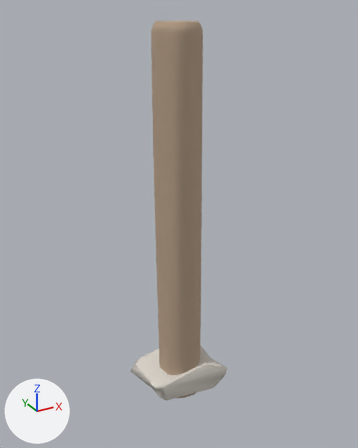
The glTF model assets/tower/approved-library/architecture/bagana-f2-3x11x3-v2.glb as it was, and as the next commit left it.
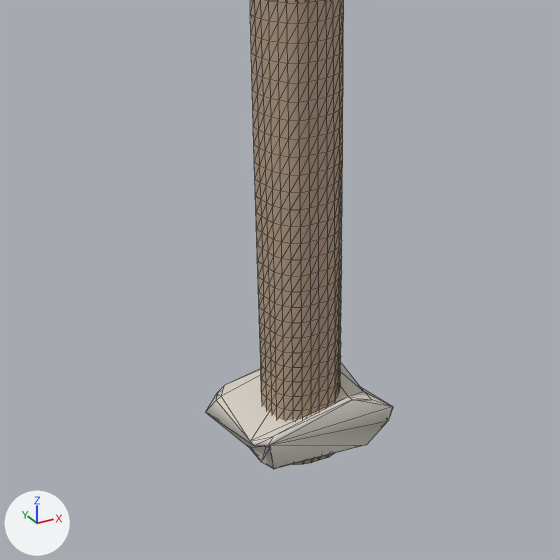
Each version appears first whole from a 50 mm lens placed at (-1.407, -2.562, 1.45), pointed at (0.032, 0.054, 0.142), and next in a close-up on the part from 7% to 88% of the width and 35% to 100% of the height. Lighting does not change. The marker at lower left points along +X, +Y and +Z. The first two pictures are the older version. The close-ups show mesh edges as thin lines.

The scene before the commit, as lines of its bpy script (objects in view):
```python
me_bagana_form_2_stone = bpy.data.meshes.new('BAGANA_FORM_2_stone')
me_bagana_form_2_stone.from_pydata(...)  # 41 vertices, 78 faces; spans x -0.303..0.303, y -0.227..0.227, z -1.125..-0.875
me_bagana_form_2_stone.materials.append(mat_alantil_bagana_stone_pbr)  # light grey #d7d1c8
me_bagana_form_2_wood = bpy.data.meshes.new('BAGANA_FORM_2_wood')
me_bagana_form_2_wood.from_pydata(...)  # 1374 vertices, 2744 faces; spans x -0.15..0.16, y -0.15..0.14, z -1.14..1.38
me_bagana_form_2_wood.materials.append(mat_alantil_bagana_wood_pbr)  # beige #b59e86
ob_bagana_stone = bpy.data.objects.new('bagana_stone', me_bagana_form_2_stone)
ob_bagana_stone.location = (0.0, 0.0, 0.0)
ob_bagana_wood = bpy.data.objects.new('bagana_wood', me_bagana_form_2_wood)
ob_bagana_wood.location = (0.0, 0.0, 0.0)
```
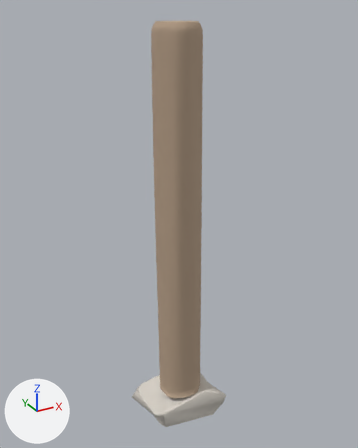
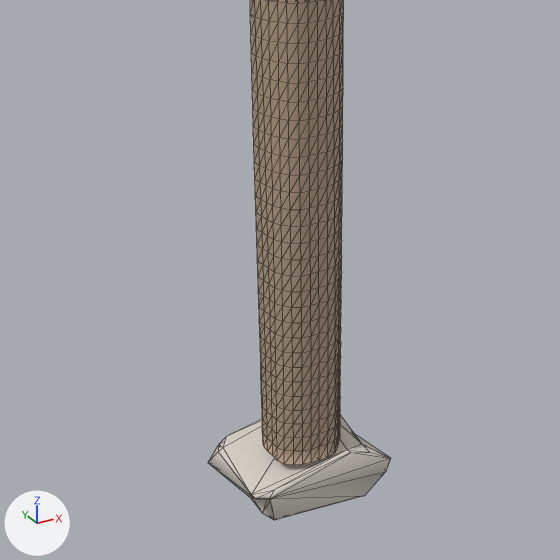
What changed in the scene script:
```text
Change me_bagana_form_2_stone:
    used by ob_bagana_stone; location = (0.0, 0.0, 0.0)
    remove me_bagana_form_2_stone.from_pydata(...)  # 41 vertices, 78 faces; spans x -0.303..0.303, y -0.227..0.227, z -1.125..-0.875
    add me_bagana_form_2_stone.from_pydata(...)  # 41 vertices, 78 faces; spans x -0.303..0.303, y -0.227..0.227, z -1.375..-1.125
    me_bagana_form_2_stone part 1: the whole mesh is moved by (0.0, 0.0, -0.25)
```

Where the change shows, as pixel boxes [x1, y1, x2, y2] in the close-ups (560 x 560 px):
'bagana_stone', moved
    before: [206, 363, 393, 469]
    after: [208, 415, 390, 520]
